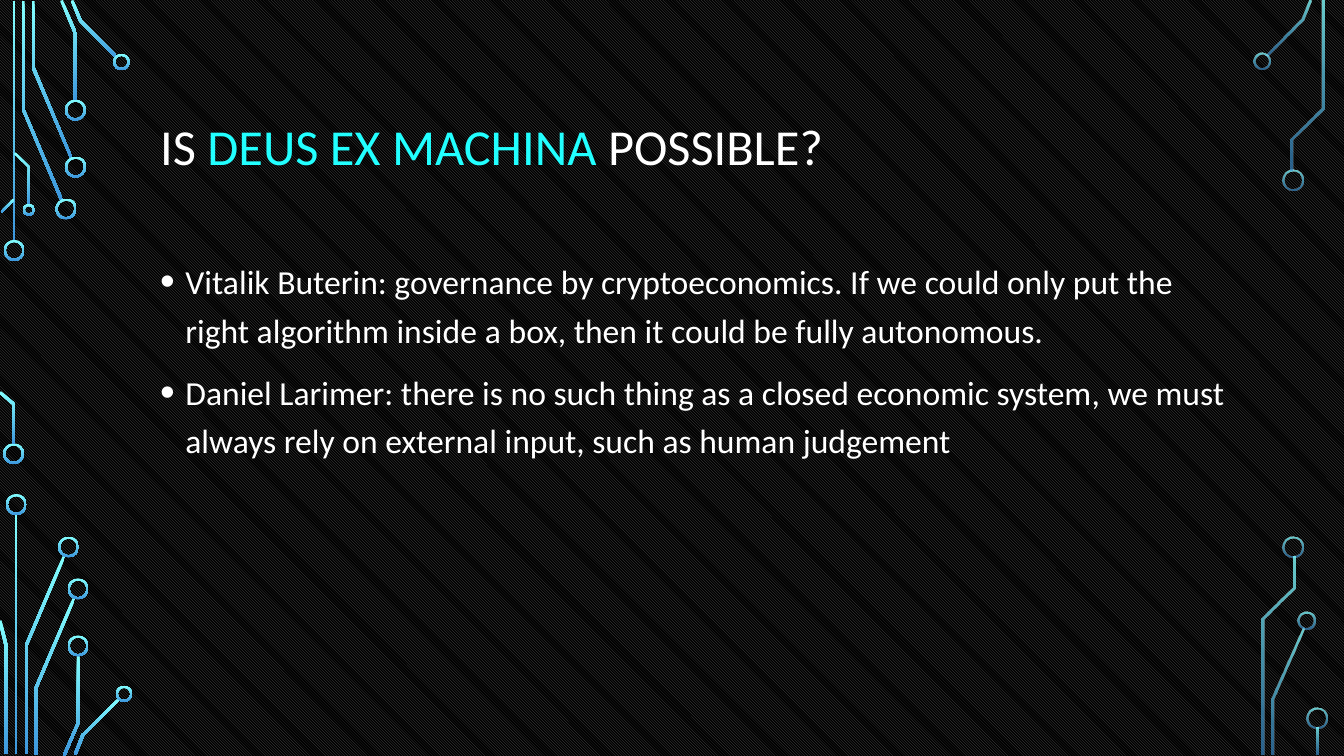
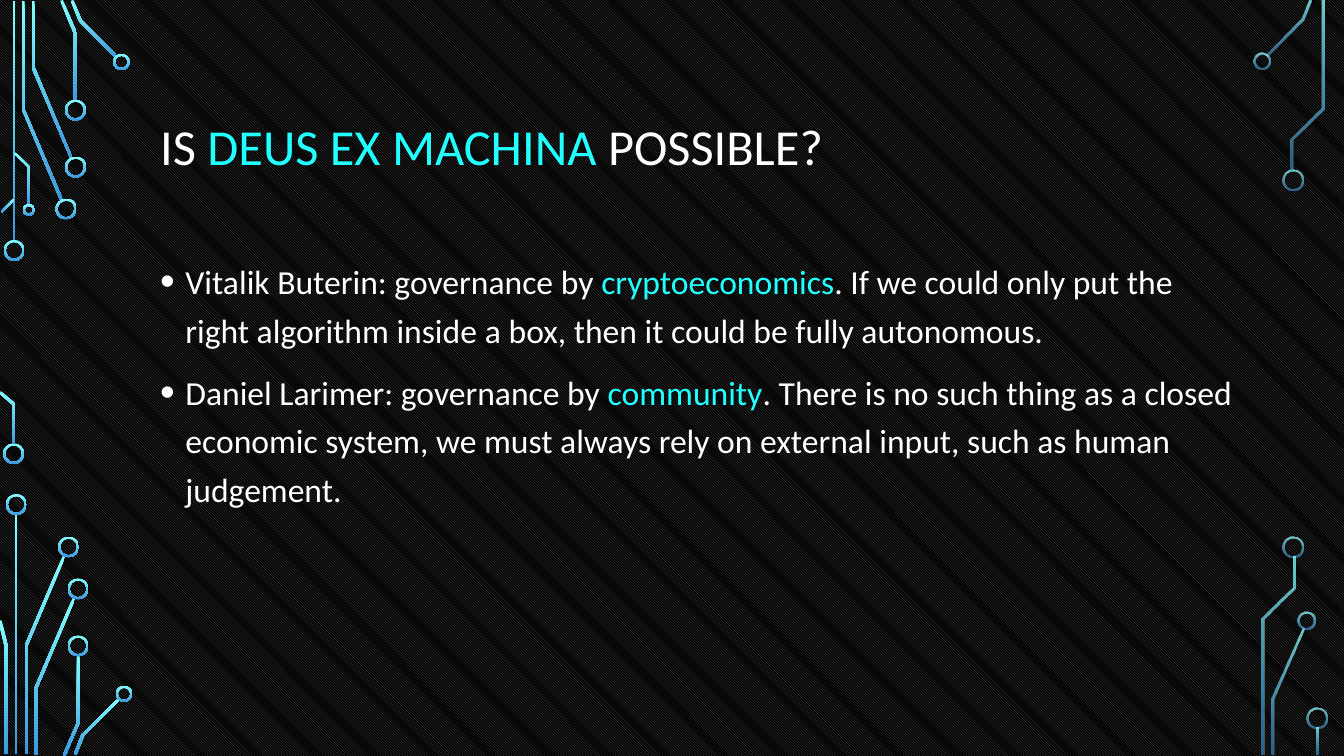
Before and after one commit to tokenika/tokenika.github.io, a slide deck: slide 21 of eostalk/EOS Talk Lodz2.pptx. Drawn at 1344x756 pixels with LibreOffice and Linux fonts; fonts in the diff are those of the drawing; background and template pictures are left out. Boxes give left, top, right and bottom in pixels: in the first picture for what was removed or moved away, otherwise in the second. Text is boxed around its words. In the diff, an @@ line names an element or a change of style, - is before the commit and + after.

```diff
--- a/eostalk/EOS Talk Lodz2.pptx
+++ b/eostalk/EOS Talk Lodz2.pptx
@@ text at box(185, 270, 1173, 349): text colour #FFFFFF to #22FFFF in "cryptoeconomics." @@
@@ text at box(185, 381, 1232, 508): text changed @@
-• Daniel Larimer: there is no such thing as a closed economic system, we must always rely on external input, such as human judgement
+• Daniel Larimer: governance by community. There is no such thing as a closed economic system, we must always rely on external input, such as human judgement.
```
Also in this commit, not shown: 8 other slides changed, 1 other file.
